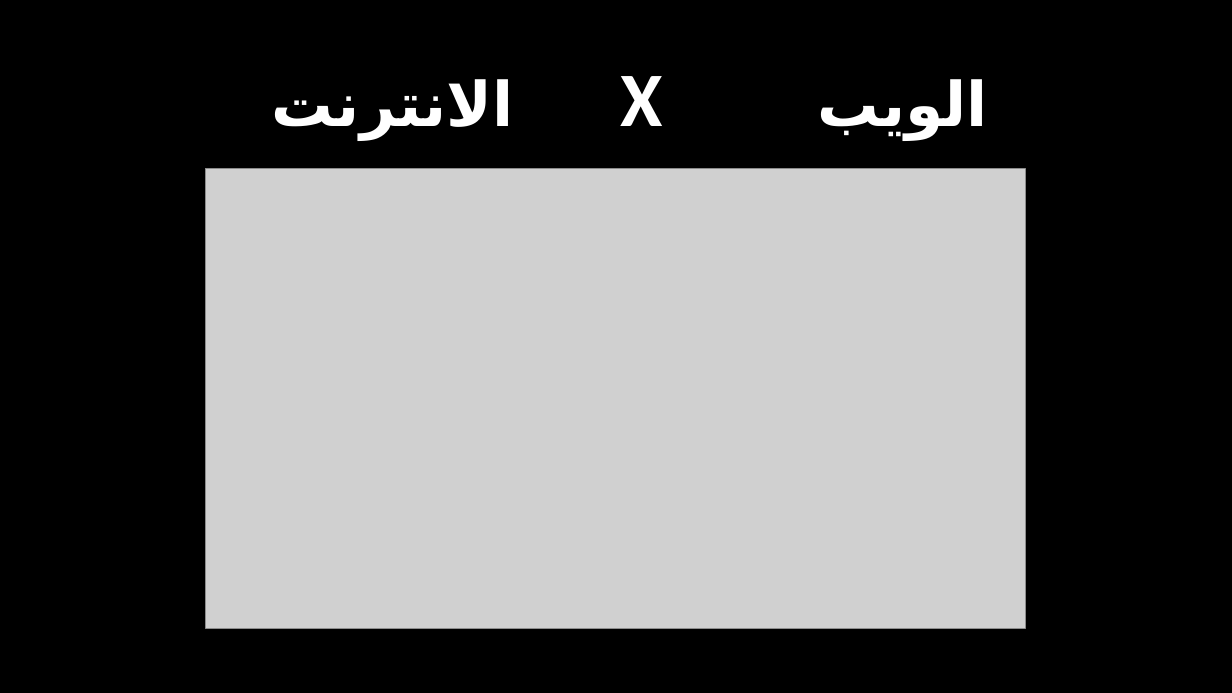
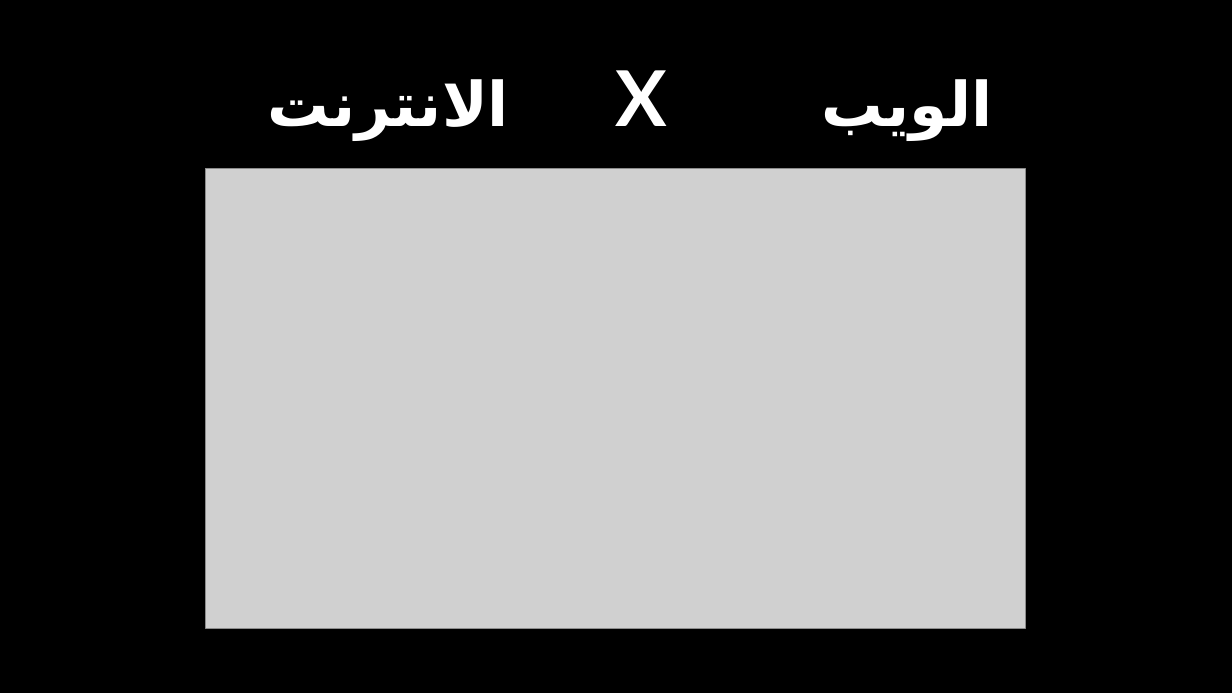
Before and after one commit to haiderIbrahem/ASPU_WEB, a slide deck: slide 2 of web.pptx. Drawn at 1232x693 pixels with LibreOffice and Linux fonts; fonts in the diff are those of the drawing; grey boxes stand for pictures. Boxes give left, top, right and bottom in pixels: in the first picture for what was removed or moved away, otherwise in the second. Text is boxed around its words. In the diff, an @@ line names an element or a change of style, - is before the commit and + after.

```diff
--- a/web.pptx
+++ b/web.pptx
@@ text "الويب X الانترنت" at [267, 70, 993, 139]: font Calibri to Lato @@
```
Also in this commit, not shown: 13 other slides changed, 11 slides added, 1 other file.
